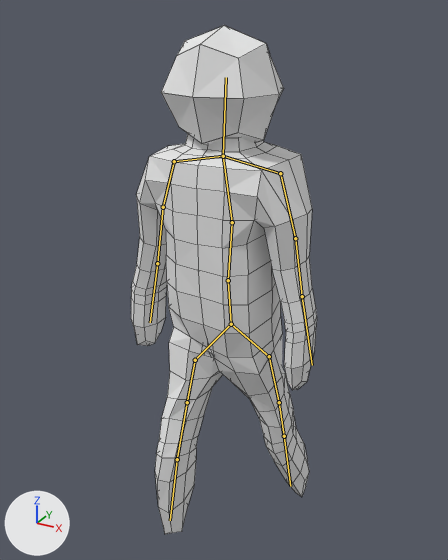
Renders of the Blender file assets/stickman with head.blend from each side of a commit.
The view is the same before and after, from a 50 mm camera at (5.19, -9.48, 5.13) aimed at (-0.11, 0.16, 0.31). Arrows for +X, +Y and +Z are at lower left; the lights stay in place. Both versions are drawn at frame 20 of the action 'ArmatureAction.001'; the numbers are the values there. The bones that bend it are drawn over the model as lines. Mesh edges are drawn as thin lines.

Names of what the first picture shows: 'Body'.
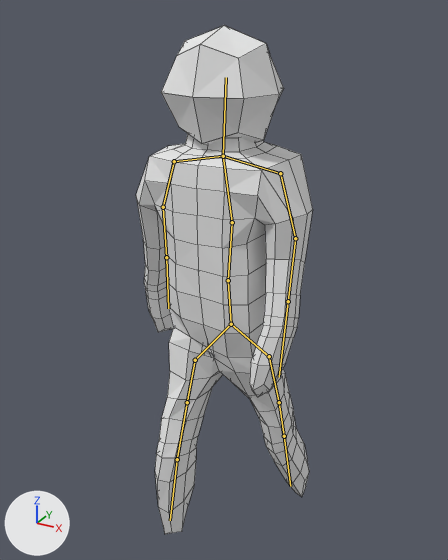
Where the change shows, as pixel boxes [x1, y1, x2, y2] in the pictures (448 x 560 px):
'Body', posed: before [131, 25, 317, 534]; after [136, 25, 313, 534]
bone 'Bone.017', root to tip: before (295, 238) to (302, 296); after (295, 238) to (288, 301)
bone 'Bone.018', root to tip: before (302, 296) to (312, 365); after (288, 301) to (279, 377)
bone 'Bone.014', root to tip: before (163, 207) to (157, 263); after (163, 207) to (166, 257)

The change in detail:
Bone 'Bone.017' (bone_bone_017) turns from (0, 0, 0) to (3, 4, -20) degrees about its own x, y and z.
Bone 'Bone.018' (bone_bone_018) turns from (0, 0, 0) to (-1, 0, -1) degrees about its own x, y and z.
Bone 'Bone.014' (bone_bone_014) turns from (0, 0, 0) to (-14, 1, -6) degrees about its own x, y and z.
